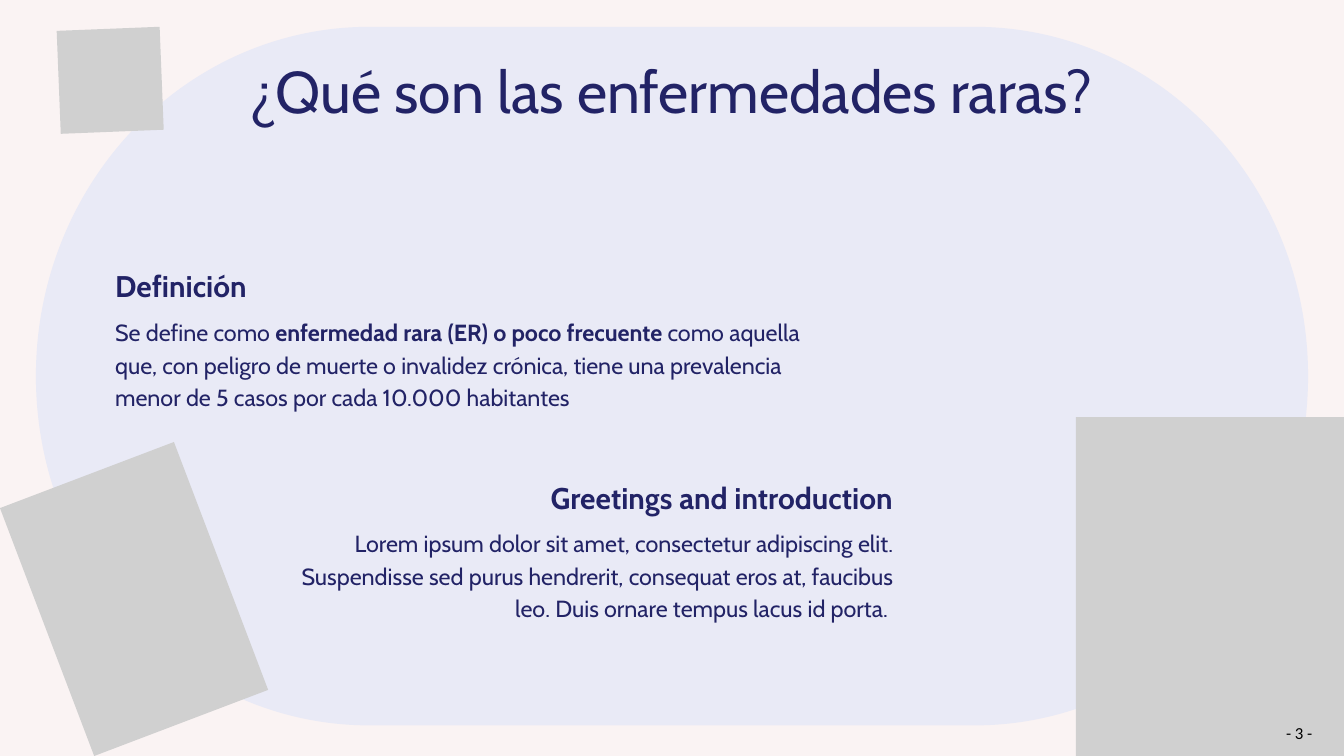
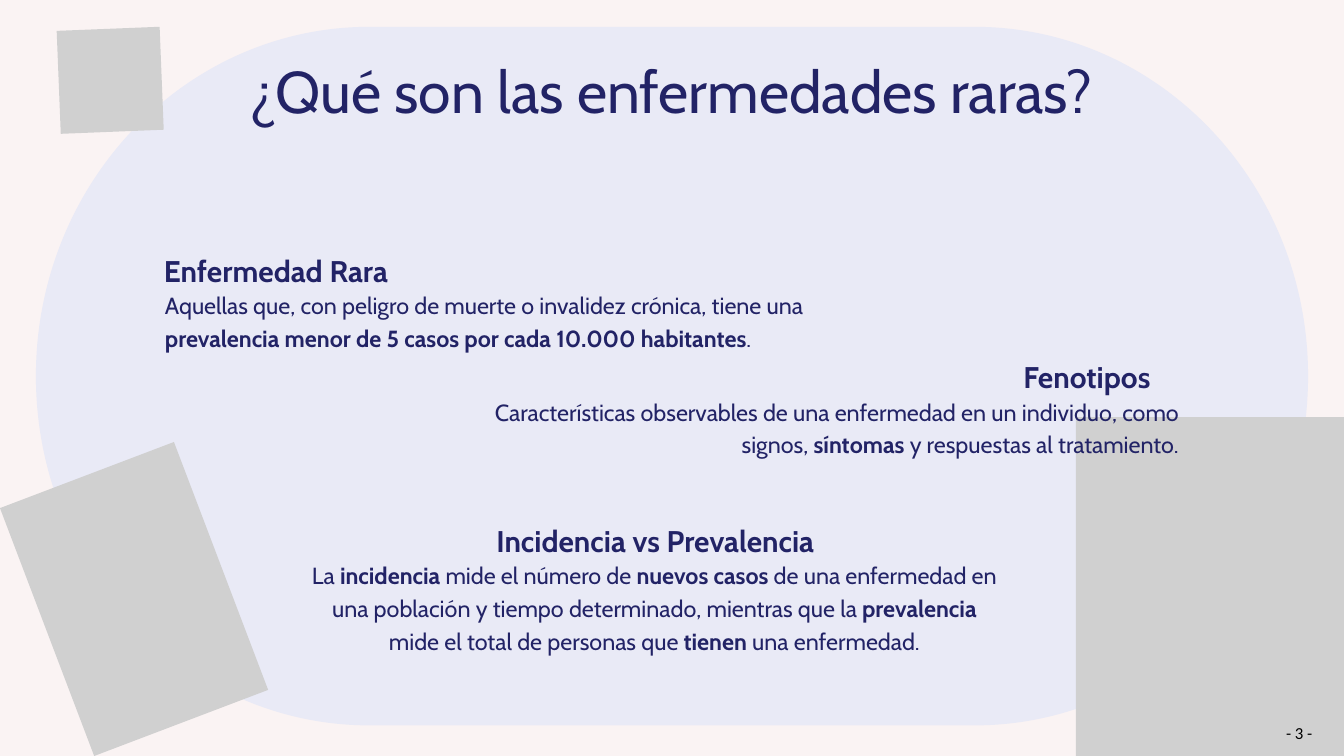
Before and after one commit to Muriburu/ITAcademy, a slide deck: slide 3 of Sprint 10 - Pràctica final/Presentación - Enfermedades raras.pptx. Drawn at 1344x756 pixels with LibreOffice and Linux fonts; fonts in the diff are those of the drawing; grey boxes stand for pictures. Boxes give left, top, right and bottom in pixels: in the first picture for what was removed or moved away, otherwise in the second. Text is boxed around its words. In the diff, an @@ line names an element or a change of style, - is before the commit and + after.

```diff
--- a/Sprint 10 - Pràctica final/Presentación - Enfermedades raras.pptx
+++ b/Sprint 10 - Pràctica final/Presentación - Enfermedades raras.pptx
@@ text at (164, 259, 388, 283): text changed @@
-Definición
+Enfermedad Rara
@@ text at (165, 296, 803, 353): text changed @@
-Se define como enfermedad rara (ER) o poco frecuente como aquella que, con peligro de muerte o invalidez crónica, tiene una prevalencia menor de 5 casos por cada 10.000 habitantes
+Aquellas que, con peligro de muerte o invalidez crónica, tiene una prevalencia menor de 5 casos por cada 10.000 habitantes.
@@ text added at (1023, 367, 1150, 395), 32 pt, text #222366, bold @@
+Fenotipos
@@ text added at (495, 403, 1179, 459), 25 pt, text #222366 @@
+Características observables de una enfermedad en un individuo, como signos, síntomas y respuestas al tratamiento.
@@ text removed at (551, 486, 892, 516) @@
-Greetings and introduction
@@ text removed at (302, 534, 893, 623) @@
-Lorem ipsum dolor sit amet, consectetur adipiscing elit. Suspendisse sed purus hendrerit, consequat eros at, faucibus leo. Duis ornare tempus lacus id porta.
@@ text added at (496, 529, 814, 553), 32 pt, text #222366, bold @@
+Incidencia vs Prevalencia
@@ text added at (312, 566, 997, 656), 25 pt, text #222366 @@
+La incidencia mide el número de nuevos casos de una enfermedad en una población y tiempo determinado, mientras que la prevalencia mide el total de personas que tienen una enfermedad.
```
Also in this commit, not shown: 2 other slides changed, 10 slides added, 14 slides removed, 18 other files.
